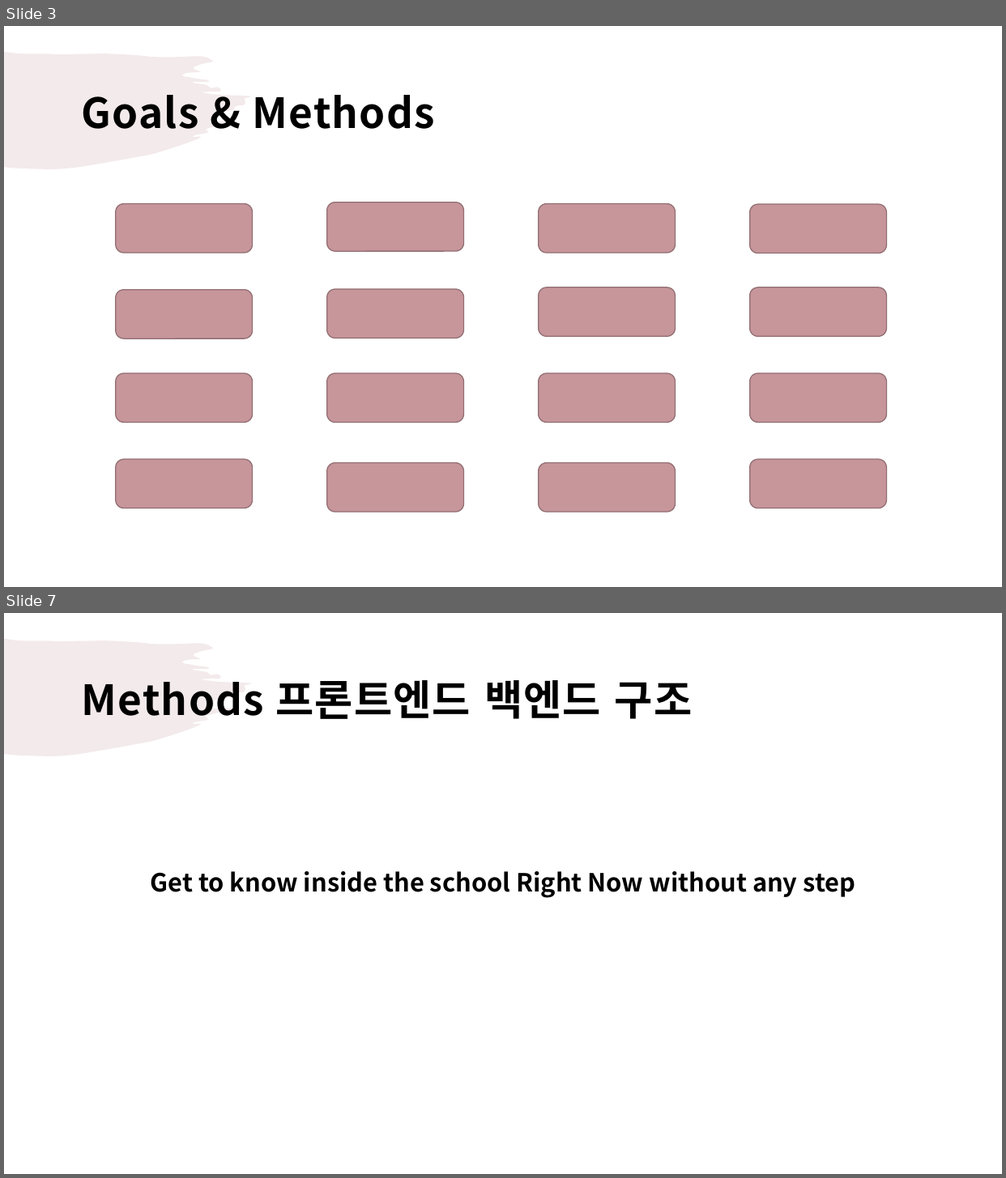
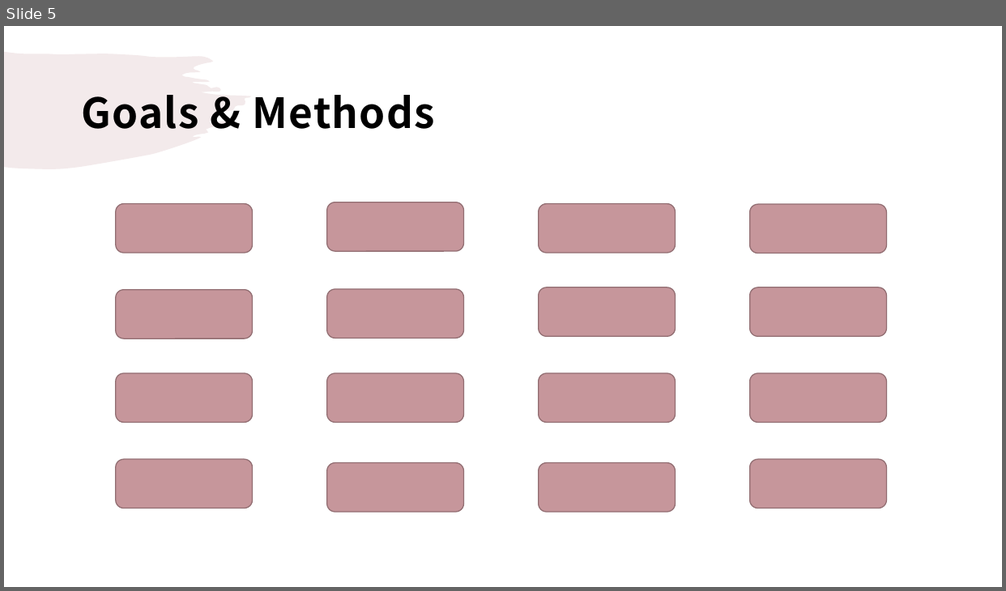
Before and after one commit to droongma/2021spring_41class_team13, a slide deck: 팀플제안서ppt.pptx. Shown one above the other, each under a label of ours: slides 3 and 7 before the commit, slide 5 after it; the slides between them are not shown. The pictures are 1006x1178 and 1006x591 pixels, drawn with LibreOffice and Linux fonts; fonts in the diff are those of the drawing. Boxes give left, top, right and bottom in pixels: in the first picture for what was removed or moved away, otherwise in the second. Text is boxed around its words. In the diff, an @@ line names an element or a change of style, - is before the commit and + after.

```diff
--- a/팀플제안서ppt.pptx
+++ b/팀플제안서ppt.pptx
@@ slide 7 removed at (4, 613, 1002, 1174), background #FFFFFF; not listed: 1 template element that a slide beside it also shows @@
@@ title removed at (82, 680, 692, 719) @@
-Methods 프론트엔드 백엔드 구조
@@ text removed at (151, 871, 856, 898) @@
-Get to know inside the school Right Now without any step
@@ what was slide 3 is now slide 5 @@
```
Also in this commit, not shown: 4 slides added, 5 other slides removed, 1 other file.
